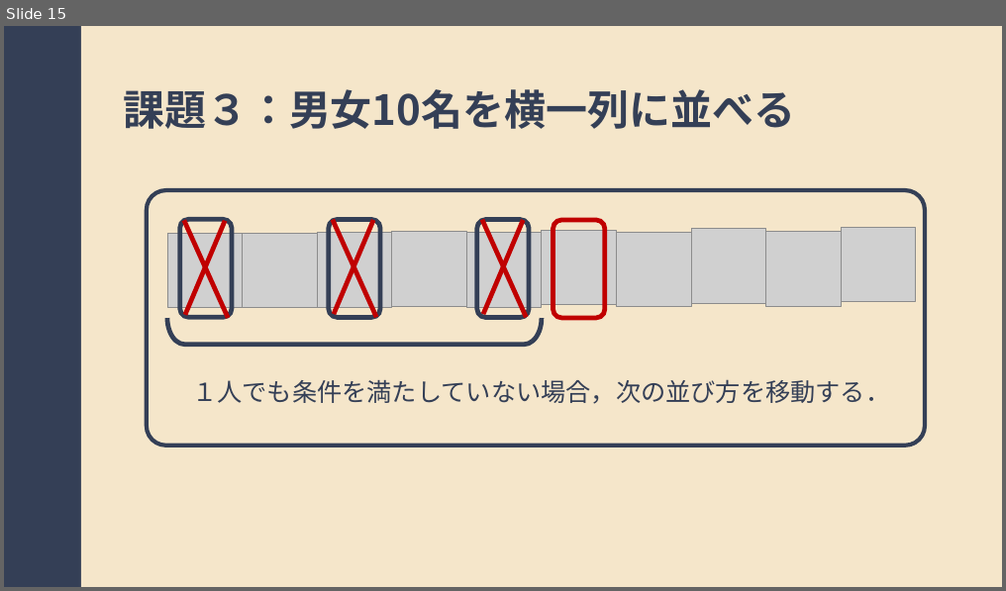
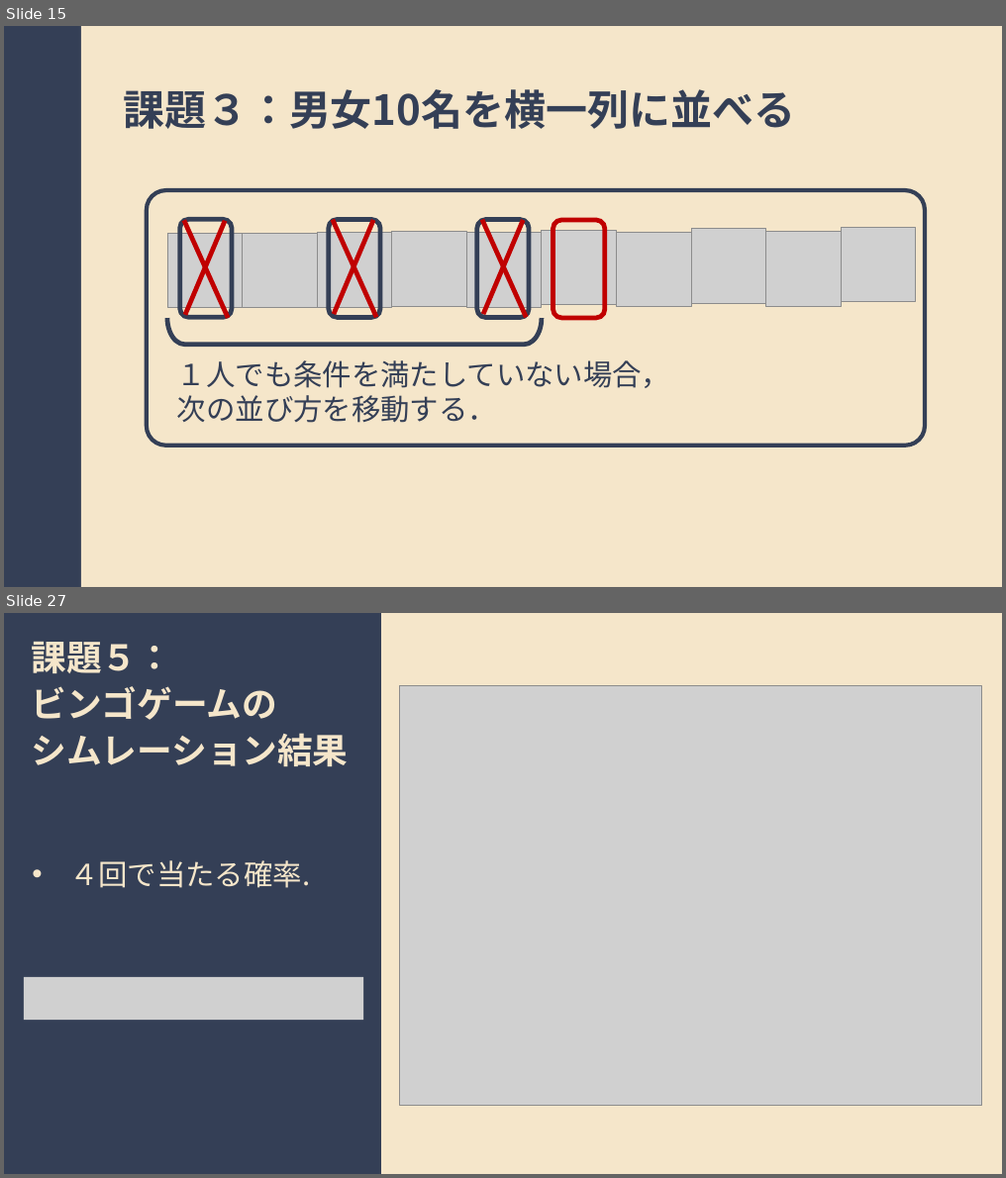
Before and after one commit to imamkhairi/jikkenII, a slide deck: random/presentation/presentation.pptx. Shown one above the other, each under a label of ours: slide 15 before the commit, slides 15 and 27 after it; the slides between them are not shown. The pictures are 1006x591 and 1006x1178 pixels, drawn with LibreOffice and Linux fonts; fonts in the diff are those of the drawing; grey boxes stand for pictures. Boxes give left, top, right and bottom in pixels: in the first picture for what was removed or moved away, otherwise in the second. Text is boxed around its words. In the diff, an @@ line names an element or a change of style, - is before the commit and + after.

```diff
--- a/random/presentation/presentation.pptx
+++ b/random/presentation/presentation.pptx
@@ slide 27 added at (4, 613, 1002, 1174), background #343F56 @@
@@ text added at (31, 642, 348, 766), 34 pt, text #F5E6CA, bold @@
+課題５：
+ビンゴゲームの
+シムレーション結果
@@ rectangle added at (381, 613, 1002, 1174), fill #F5E6CA @@
@@ picture added at (399, 685, 981, 1106) @@
@@ text added at (69, 861, 310, 888), 28 pt, text #F5E6CA @@
+• ４回で当たる確率.
@@ picture added at (24, 977, 363, 1020) @@
@@ slide 15 changed as well @@
@@ text "１人でも条件を満たしていない場合，次の並び方を移動する．": place and size @@
-text "１人でも条件を満たしていない場合，次の並び方を移動する．" at (192, 379, 890, 404)
+text "１人でも条件を満たしていない場合，次の並び方を移動する．" at (177, 361, 670, 423)
@@ text "１人でも条件を満たしていない場合，次の並び方を移動する．" at (177, 361, 670, 423): size 24 to 28 pt @@
```
Also in this commit, not shown: 7 other slides changed, 12 other slides added, 36 other files.
